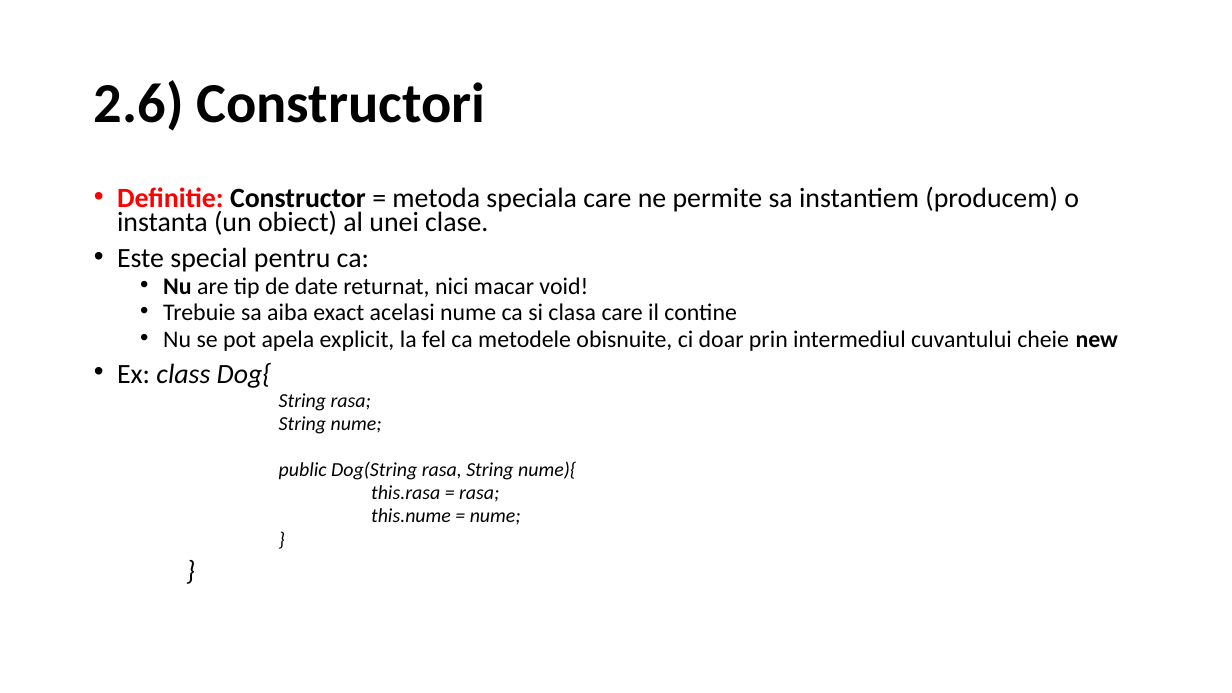
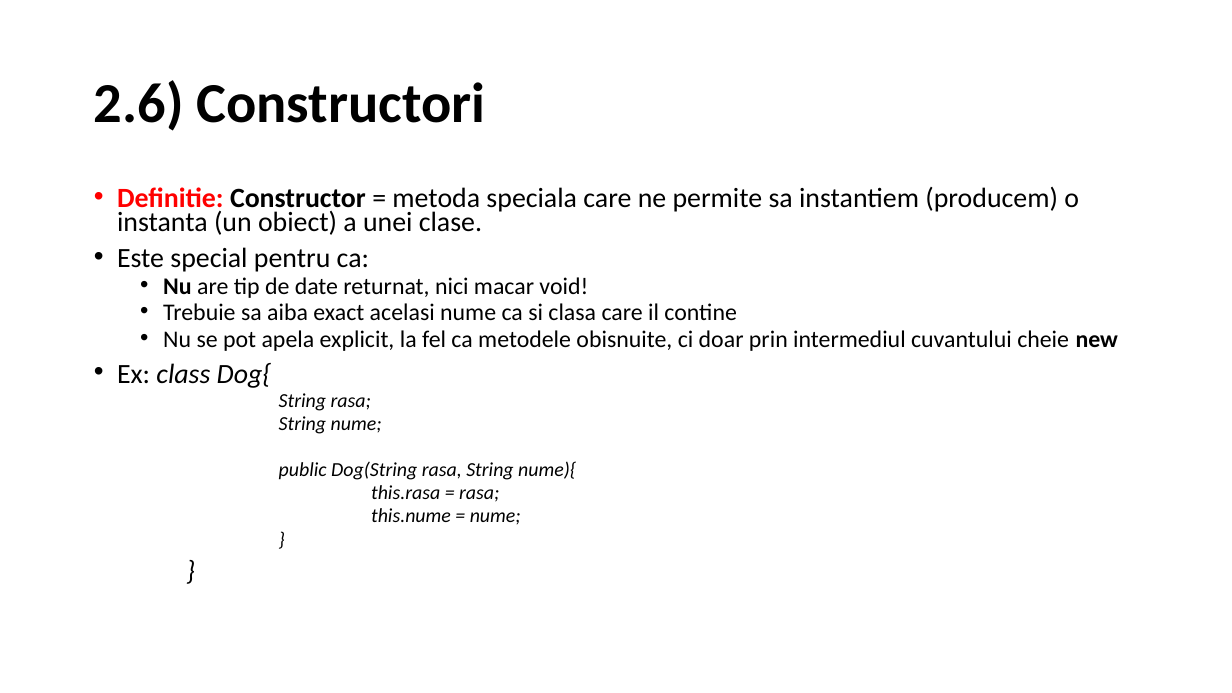
Before and after one commit to PatriciaPopa/javatraining-modulul-1, a slide deck: slide 16 of Curs4_Java_modul1.pptx (slide 15 before the commit). Drawn at 1232x693 pixels with LibreOffice and Linux fonts; fonts in the diff are those of the drawing. Boxes give left, top, right and bottom in pixels: in the first picture for what was removed or moved away, otherwise in the second. Text is boxed around its words. In the diff, an @@ line names an element or a change of style, - is before the commit and + after.

```diff
--- a/Curs4_Java_modul1.pptx
+++ b/Curs4_Java_modul1.pptx
@@ text at <box>117,187,1079,235</box>: text changed @@
-• Definitie: Constructor = metoda speciala care ne permite sa instantiem (producem) o instanta (un obiect) al unei clase.
+• Definitie: Constructor = metoda speciala care ne permite sa instantiem (producem) o instanta (un obiect) a unei clase.
```
Also in this commit, not shown: 6 other slides changed, 1 slide added.
